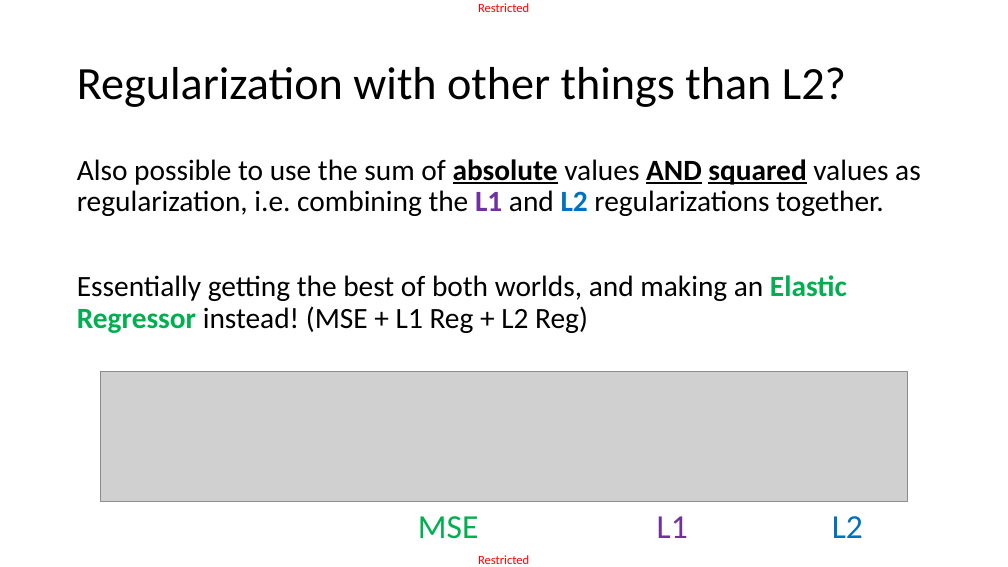
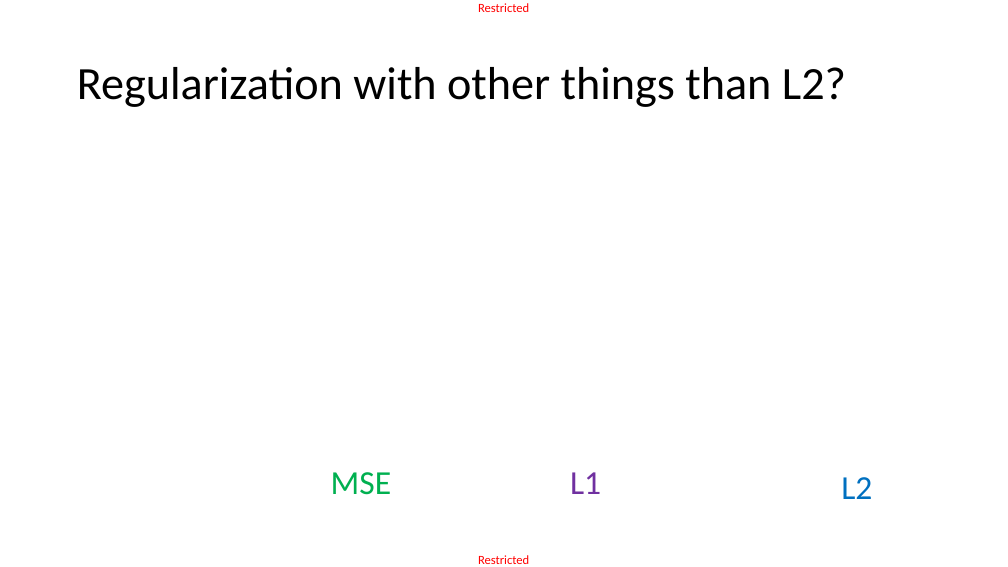
Before and after one commit to matthieudemari/SUTD_DL_50_039, a slide deck: slide 44 of W1/2. W1S2 final/W1S2.pptx (slide 45 before the commit). Drawn at 1008x567 pixels with LibreOffice and Linux fonts; fonts in the diff are those of the drawing; grey boxes stand for pictures. Boxes give left, top, right and bottom in pixels: in the first picture for what was removed or moved away, otherwise in the second. Text is boxed around its words. In the diff, an @@ line names an element or a change of style, - is before the commit and + after.

```diff
--- a/W1/2. W1S2 final/W1S2.pptx
+++ b/W1/2. W1S2 final/W1S2.pptx
@@ text removed at [77,159,921,333] @@
-Also possible to use the sum of absolute values AND squared values as regularization, i.e. combining the L1 and L2 regularizations together.
-Essentially getting the best of both worlds, and making an Elastic Regressor instead! (MSE + L1 Reg + L2 Reg)
@@ picture removed at [101,372,907,501] @@
@@ text "MSE": place and size @@
-text "MSE" at [418,516,479,539]
+text "MSE" at [331,472,392,495]
@@ text "L1": place and size @@
-text "L1" at [657,516,688,538]
+text "L1" at [570,472,601,494]
@@ text "L2": place and size @@
-text "L2" at [832,516,863,538]
+text "L2" at [841,477,872,499]
```
Also in this commit, not shown: 3 other slides changed, 1 slide added, 8 other files.
